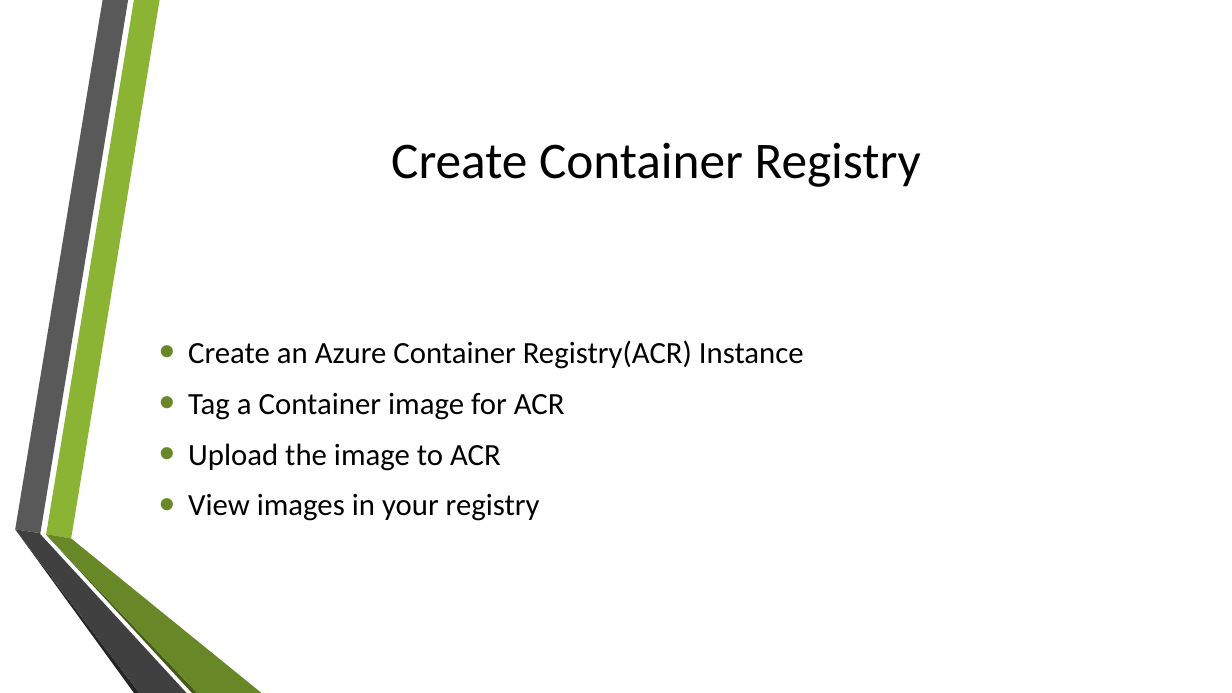
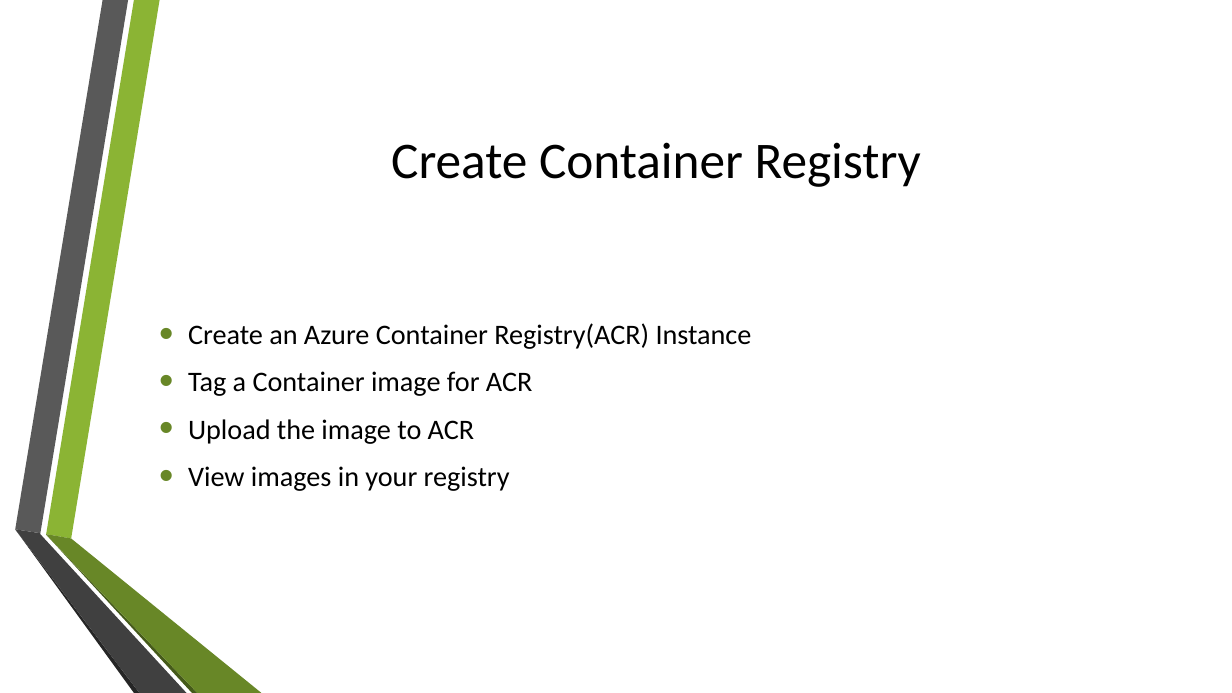
Before and after one commit to amlenduc/terraform, a slide deck: slide 6 of Meetup(06-July).pptx. Drawn at 1232x693 pixels with LibreOffice and Linux fonts; fonts in the diff are those of the drawing; background and template pictures are left out. Boxes give left, top, right and bottom in pixels: in the first picture for what was removed or moved away, otherwise in the second. Text is boxed around its words. In the diff, an @@ line names an element or a change of style, - is before the commit and + after.

```diff
--- a/Meetup(06-July).pptx
+++ b/Meetup(06-July).pptx
@@ text "Create an Azure Container Registry(ACR) ...": place and size @@
-text "Create an Azure Container Registry(ACR) ..." at <box>188,340,804,521</box>
+text "Create an Azure Container Registry(ACR) ..." at <box>188,323,752,491</box>
@@ text "Create an Azure Container Registry(ACR) ..." at <box>188,323,752,491</box>: size 24 to 22 pt @@
```
Also in this commit, not shown: 2 other slides changed.
